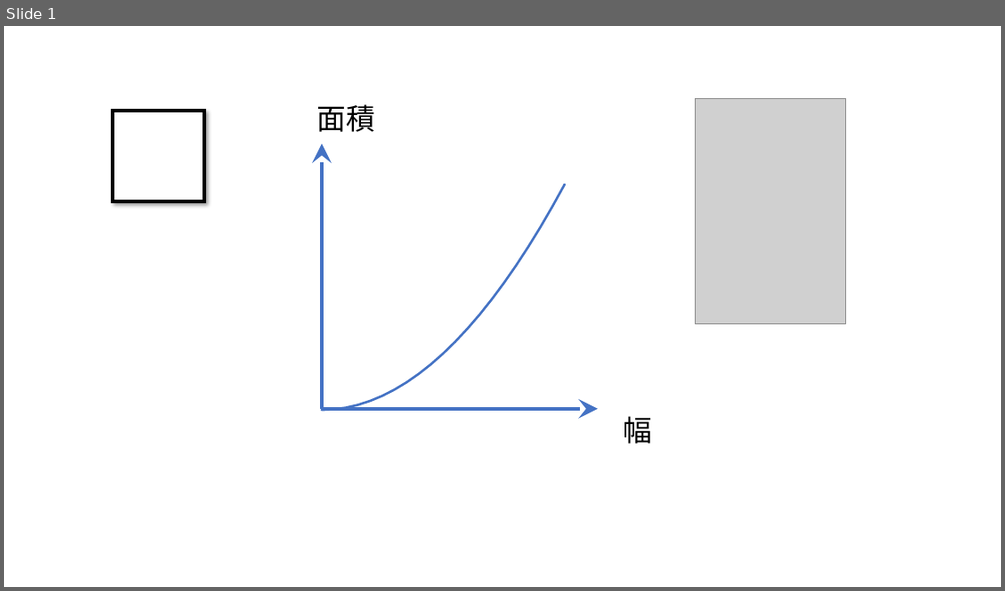
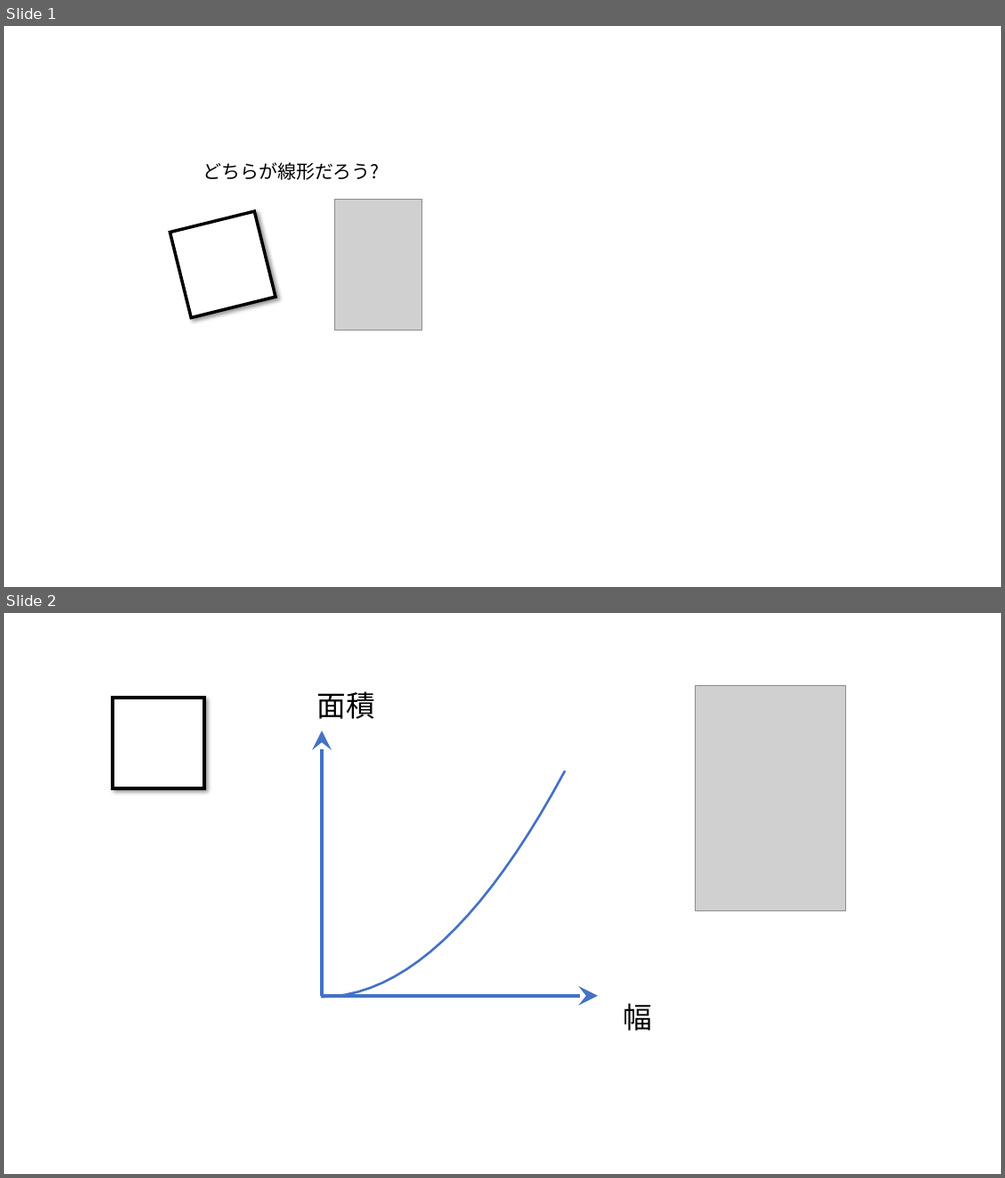
Before and after one commit to ItaruKaneko/lecture_twuc_ds1, a slide deck: image_src/ref_un_prob_5.pptx. Shown one above the other, each under a label of ours: slide 1 before the commit, slides 1 and 2 after it. The pictures are 1005x591 and 1005x1178 pixels, drawn with LibreOffice and Linux fonts; fonts in the diff are those of the drawing; grey boxes stand for pictures. Boxes give left, top, right and bottom in pixels: in the first picture for what was removed or moved away, otherwise in the second. Text is boxed around its words. In the diff, an @@ line names an element or a change of style, - is before the commit and + after.

```diff
--- a/image_src/ref_un_prob_5.pptx
+++ b/image_src/ref_un_prob_5.pptx
@@ slide 1 added at box(4, 26, 1001, 587), background #FFFFFF @@
@@ text added at box(203, 162, 380, 180), 18 pt, text #000000 @@
+どちらが線形だろう?
@@ rectangle added at box(170, 211, 275, 318), fill #FFFFFF, outline #000000 3 pt @@
@@ picture added at box(334, 200, 421, 329) @@
@@ what was slide 1 is now slide 2 @@
```
Also in this commit, not shown: 2 other files.
